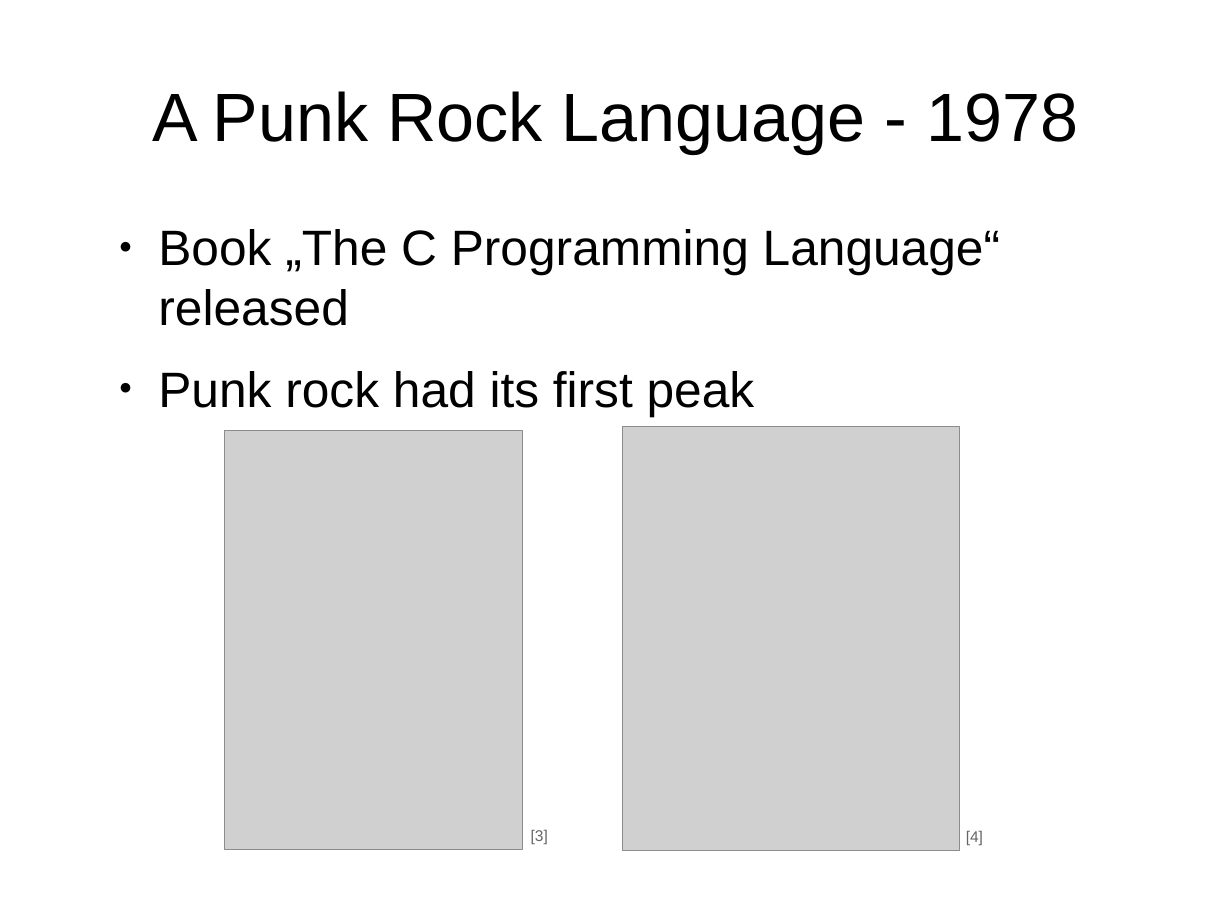
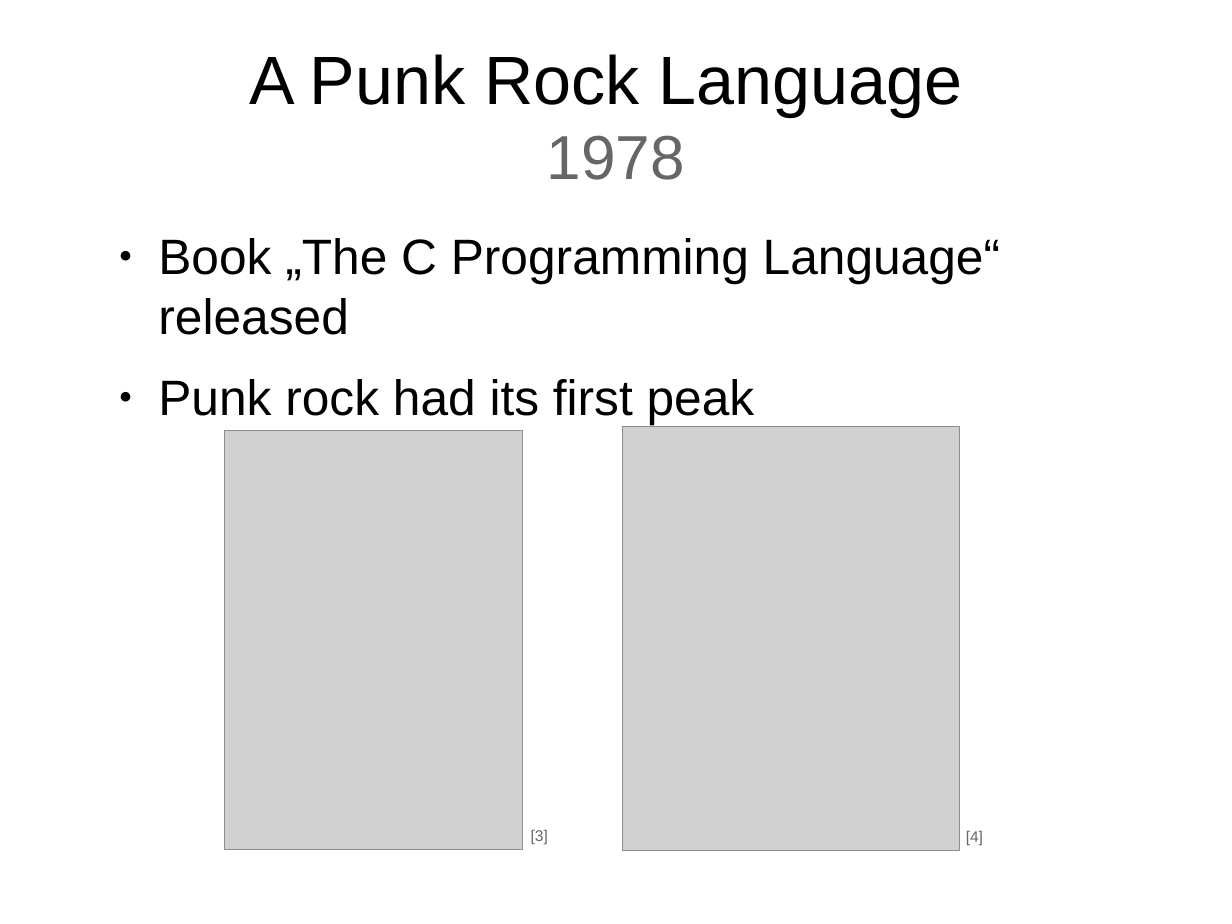
Before and after one commit to samba2/modern_c, a slide deck: slide 7 of modern_c.odp. Drawn at 1232x924 pixels with LibreOffice and Linux fonts; fonts in the diff are those of the drawing; grey boxes stand for pictures. Boxes give left, top, right and bottom in pixels: in the first picture for what was removed or moved away, otherwise in the second. Text is boxed around its words. In the diff, an @@ line names an element or a change of style, - is before the commit and + after.

```diff
--- a/modern_c.odp
+++ b/modern_c.odp
@@ title at [249, 54, 963, 180]: text changed @@
-A Punk Rock Language - 1978
+A Punk Rock Language
+1978
@@ text "Book „The C Programming Language“ ...": place and size @@
-text "Book „The C Programming Language“ ..." at [158, 229, 1000, 416]
+text "Book „The C Programming Language“ ..." at [158, 238, 1000, 425]
```
Also in this commit, not shown: 37 other slides changed, 16 slides added, 1 slide removed.
